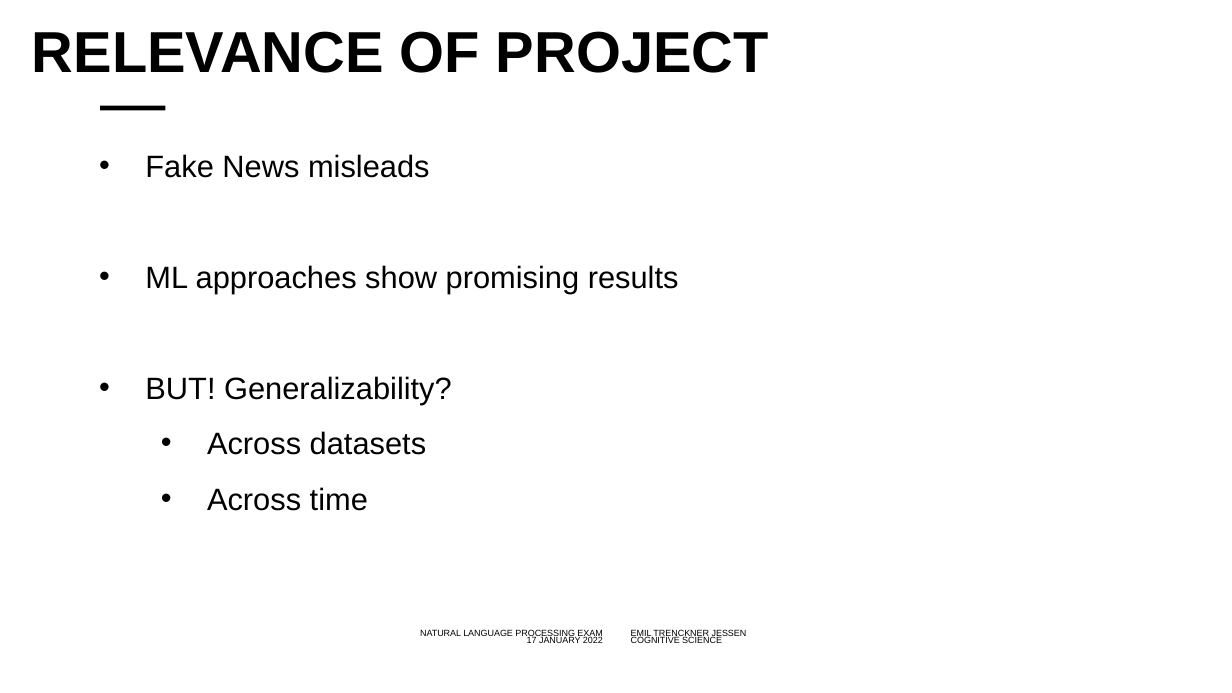
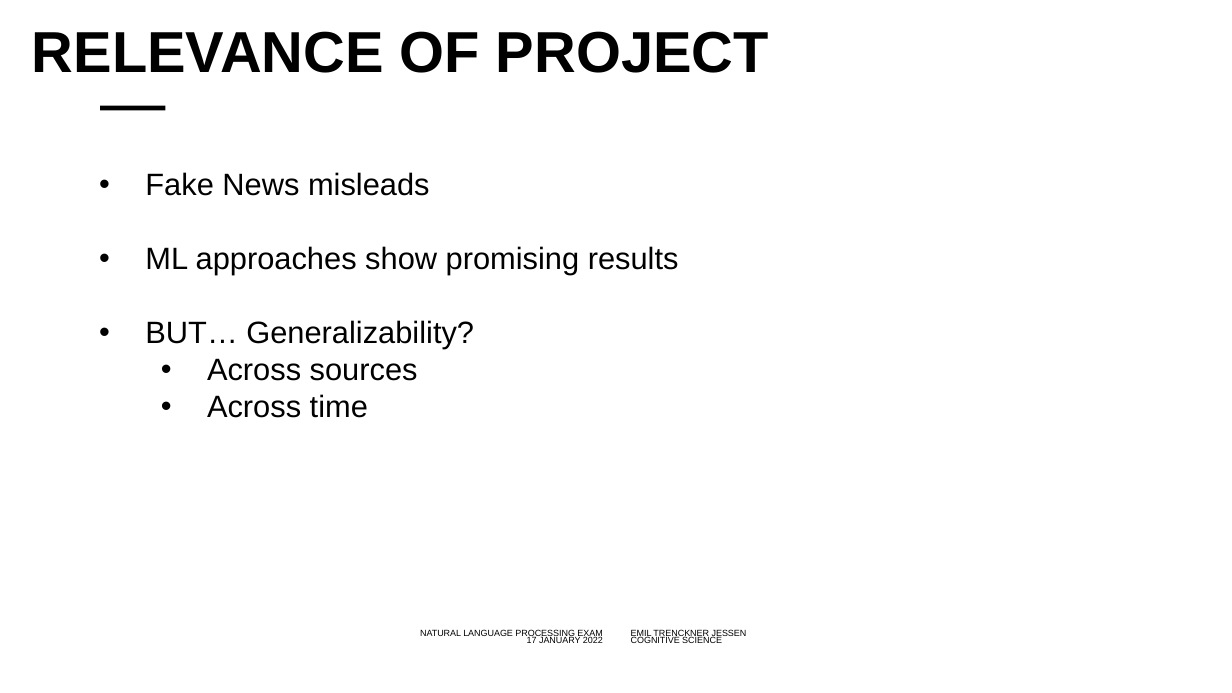
Before and after one commit to emiltj/NLP_oral_backup, a slide deck: slide 6 of Oral presentation/NLP.pptx. Drawn at 1232x693 pixels with LibreOffice and Linux fonts; fonts in the diff are those of the drawing; background and template pictures are left out. Boxes give left, top, right and bottom in pixels: in the first picture for what was removed or moved away, otherwise in the second. Text is boxed around its words. In the diff, an @@ line names an element or a change of style, - is before the commit and + after.

```diff
--- a/Oral presentation/NLP.pptx
+++ b/Oral presentation/NLP.pptx
@@ text at <box>145,172,679,418</box>: line spacing 1.5 to 2; line spacing 1.5 to 1 @@
@@ text at <box>145,320,474,381</box>: text changed @@
-• BUT! Generalizability?
-  • Across datasets
+• BUT… Generalizability?
+  • Across sources
```
Also in this commit, not shown: 16 other slides changed, 1 slide added, 1 other file.
